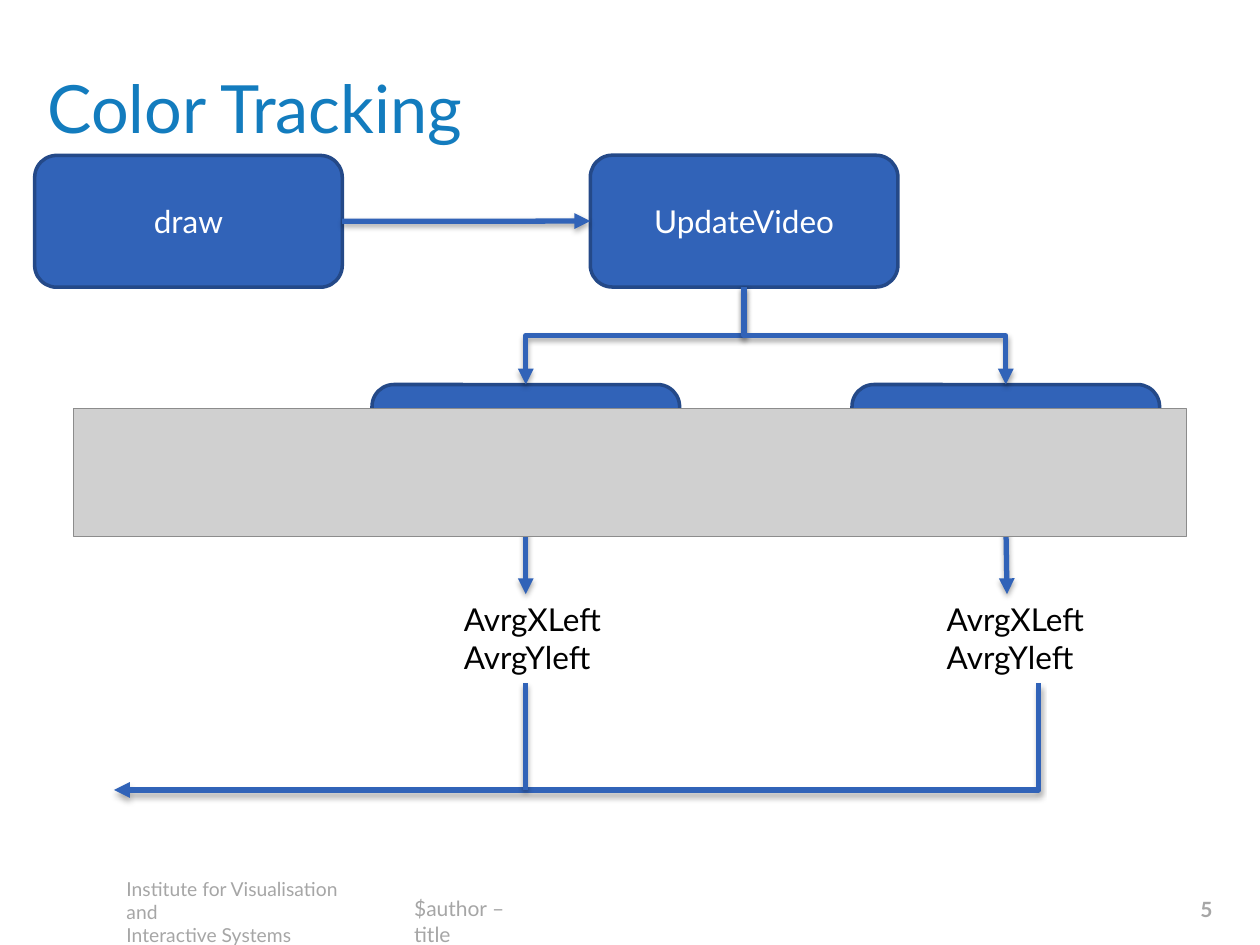
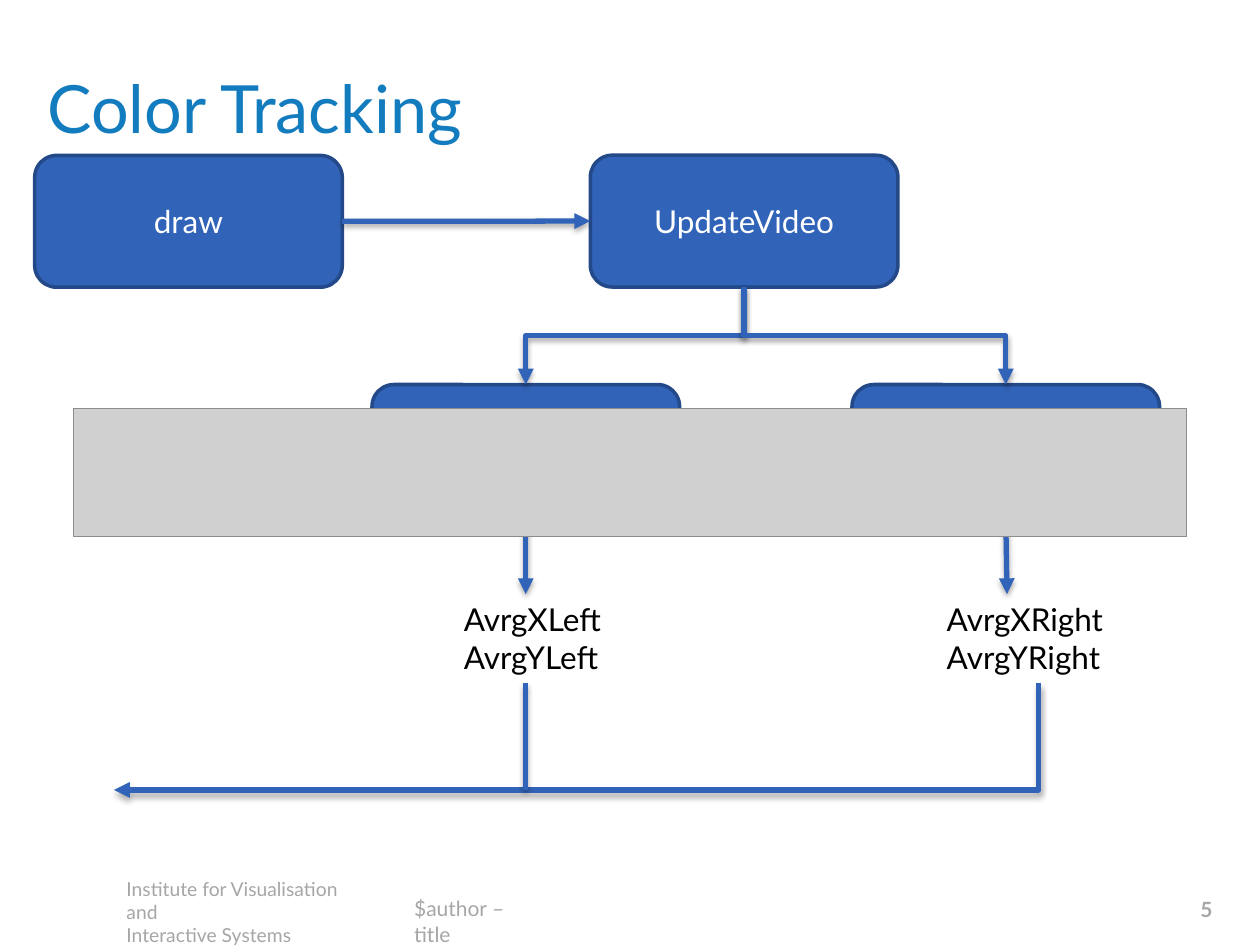
Before and after one commit to JonasJW/color-tracking-miniproject, a slide deck: slide 5 of template.pptx. Drawn at 1260x945 pixels with LibreOffice and Linux fonts; fonts in the diff are those of the drawing; grey boxes stand for pictures; background and template pictures are left out. Boxes give left, top, right and bottom in pixels: in the first picture for what was removed or moved away, otherwise in the second. Text is boxed around its words. In the diff, an @@ line names an element or a change of style, - is before the commit and + after.

```diff
--- a/template.pptx
+++ b/template.pptx
@@ text at bbox=[947, 607, 1103, 675]: text changed @@
-AvrgXLeft
-AvrgYleft
+AvrgXRight
+AvrgYRight
@@ text at bbox=[464, 646, 598, 675]: text changed @@
-AvrgYleft
+AvrgYLeft
```
Also in this commit, not shown: 2 other files.
